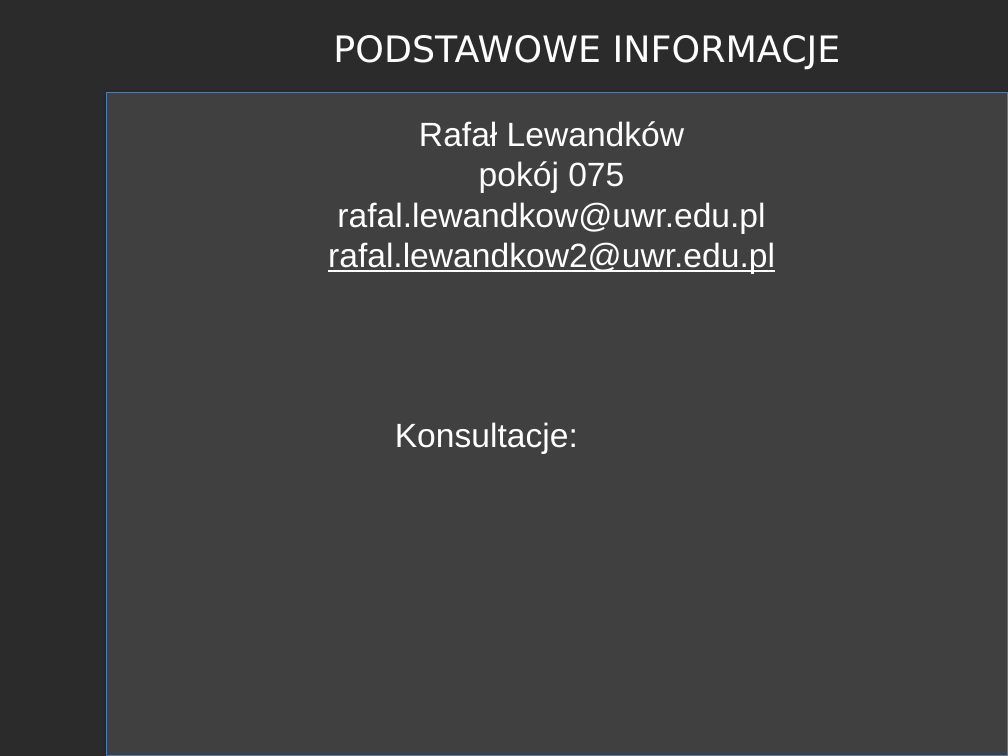
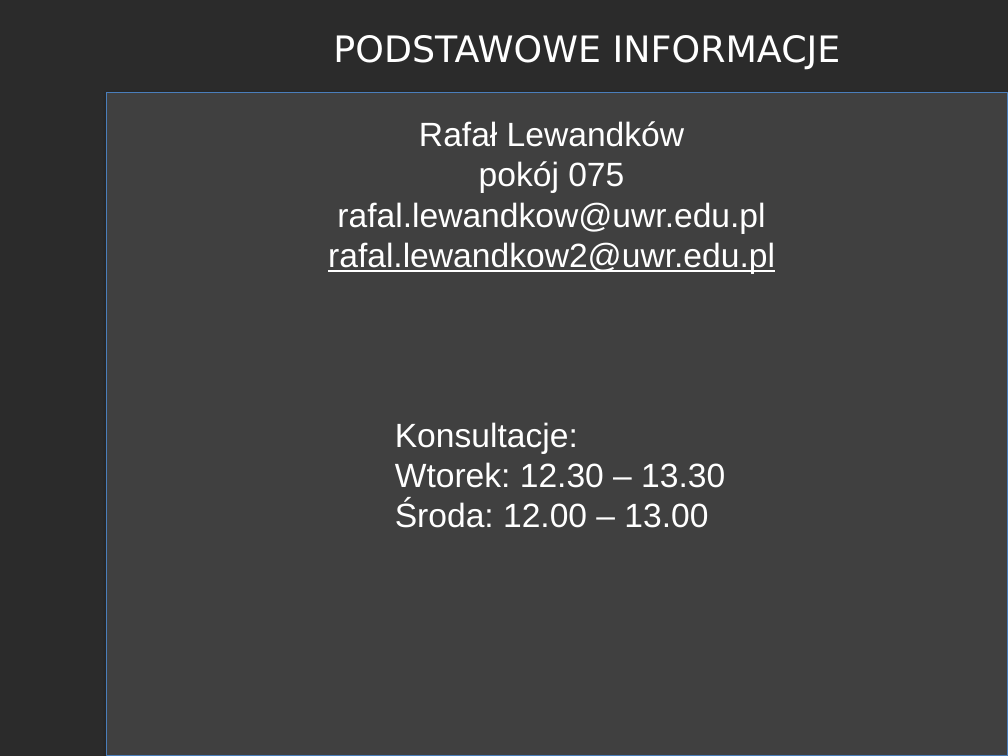
Before and after one commit to RafLew84/WpumKJ, a slide deck: slide 3 of 2023-2024/Wykład/Wyklad1.pptx. Drawn at 1008x756 pixels with LibreOffice and Linux fonts; fonts in the diff are those of the drawing; background and template pictures are left out; a plain dark background stands for a picture behind light text. Boxes give left, top, right and bottom in pixels: in the first picture for what was removed or moved away, otherwise in the second. Text is boxed around its words. In the diff, an @@ line names an element or a change of style, - is before the commit and + after.

```diff
--- a/2023-2024/Wykład/Wyklad1.pptx
+++ b/2023-2024/Wykład/Wyklad1.pptx
@@ text at (395, 462, 725, 528): paragraphs added @@
+Wtorek: 12.30 – 13.30
+Środa: 12.00 – 13.00
```
Also in this commit, not shown: 1 other slide changed, 1 slide removed.
